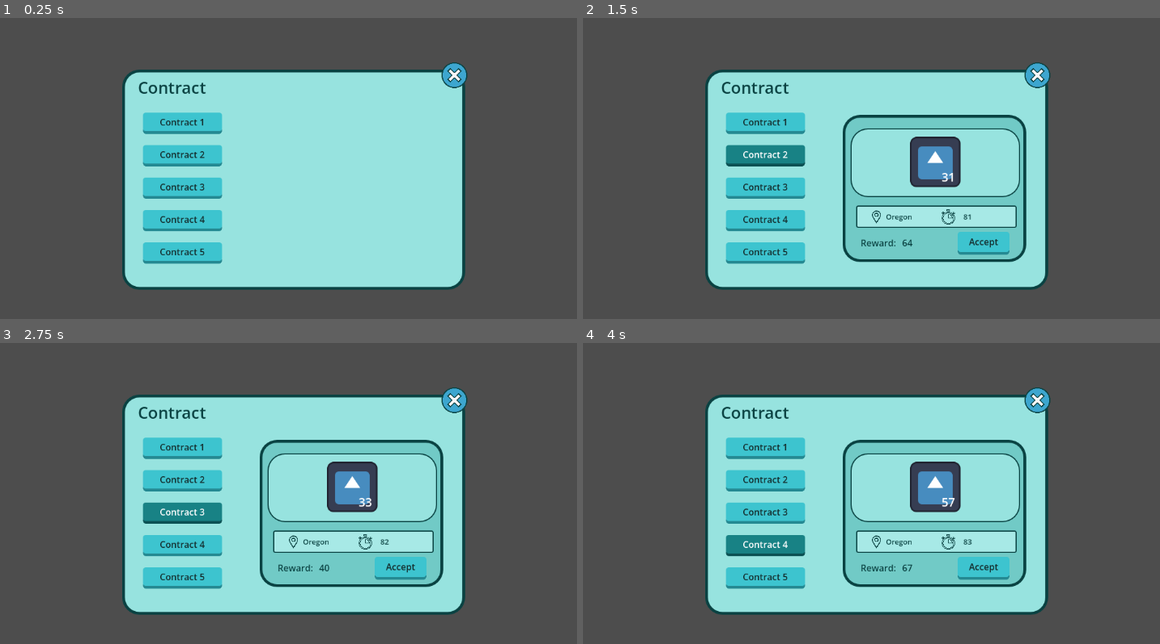
Above: before the commit, frames 1-4 (two rows, left to right).
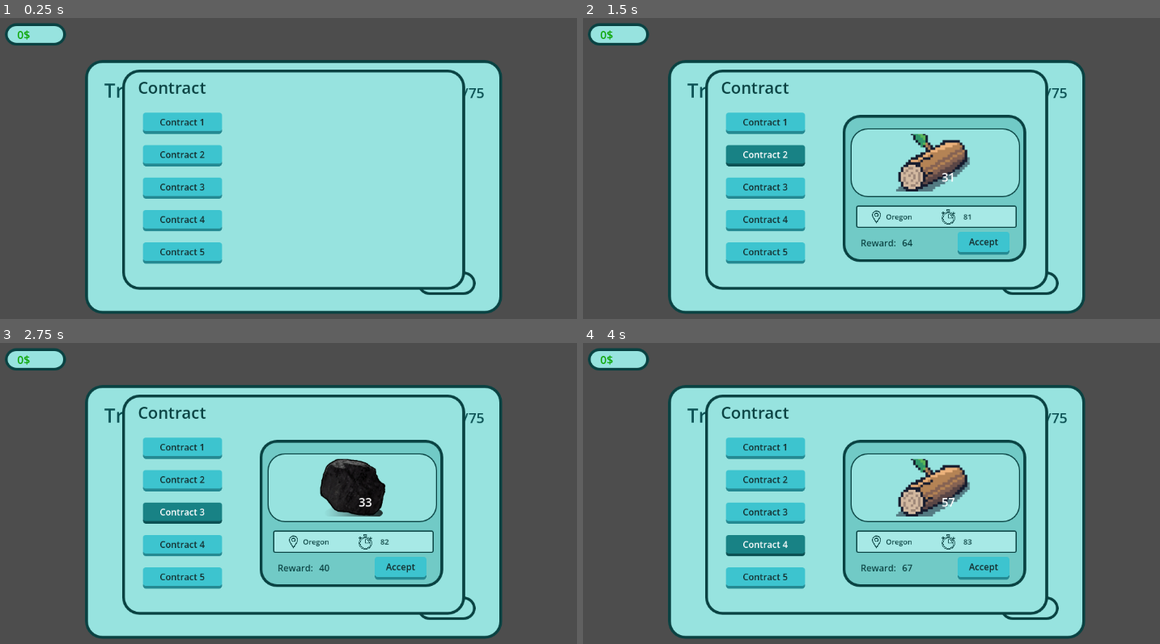
Above: after the commit, the same moments.

Repository: Agakitsune/LeTrainDeTadoji
Game: Godot game, scene res://assets/scenes/control.tscn
Two runs of this game, one before a commit and one after it. Both use one fixed random seed, a clock stepped at 60 frames per second and the inputs below. The engine's default icon, where the game draws it, is replaced by a stand-in: a white triangle on a blue panel in a dark square.
Inputs (mouse positions are in pixels of both pictures, inside the frame that each line leads up to):
- Up to frame 1 (0.25 s): no input
- Up to frame 2 (1.5 s): click "Contract 1" at 0.5 s; click "Contract 2" at 1.25 s
- Up to frame 3 (2.75 s): click "Contract 3" at 2 s
- Up to frame 4 (4 s): click (738, 556) at 2.75 s, where only the run after the commit has a clickable "-"; click "Contract 4" at 3.5 s

The runs differ from the first frame. In frame 1, 19% of the frame differs, in the area x 0-88%, y 1-99%; in frame 2, 20%; in frame 3, 20%; in frame 4, 20%.

Commit message:
[ADD] - bug fixed

Diff:
--- /dev/null
+++ b/assets/scenes/MainMenu.tscn
@@ -0,0 +1,17 @@
+[gd_scene format=3 uid="uid://cvq67kcdumqwi"]
+
+[node name="MainMenu" type="Control" unique_id=1781741494]
+layout_mode = 3
+anchors_preset = 15
+anchor_right = 1.0
+anchor_bottom = 1.0
+grow_horizontal = 2
+grow_vertical = 2
+
+[node name="Button" type="Button" parent="." unique_id=1407990861]
+layout_mode = 0
+offset_left = 132.0
+offset_top = 411.0
+offset_right = 370.0
+offset_bottom = 475.0
+theme_type_variation = &"FlatButton"
--- a/assets/scenes/contract_container.tscn
+++ b/assets/scenes/contract_container.tscn
@@ -76,6 +76,15 @@
 offset_bottom = 103.0
 theme_override_styles/panel = SubResource("StyleBoxFlat_tr0tu")
 
+[node name="Penalty" type="Label" parent="Panel" unique_id=857085842]
+layout_mode = 0
+offset_left = 205.0
+offset_top = 3.0
+offset_right = 268.0
+offset_bottom = 27.0
+theme_override_colors/font_color = Color(0.89827543, 2.5990605e-06, 1.2513996e-06, 1)
+theme_override_font_sizes/font_size = 20
+
 [node name="ContractName" type="Label" parent="Panel" unique_id=1167752864]
 layout_mode = 0
 offset_left = 20.0
--- a/assets/scenes/control.tscn
+++ b/assets/scenes/control.tscn
@@ -3,6 +3,7 @@
 [ext_resource type="Script" uid="uid://dnvwagvdoj0gn" path="res://assets/scripts/contract_manager.gd" id="1_ayc1w"]
 [ext_resource type="StyleBox" uid="uid://crl7vd878rum5" path="res://assets/themes/new_style_box_flat.tres" id="2_3lwha"]
 [ext_resource type="Texture2D" uid="uid://d4i10yw1pjafm" path="res://assets/textures/location.png" id="2_w4djk"]
+[ext_resource type="PackedScene" uid="uid://doatrruajn1cu" path="res://assets/scenes/train_ressources.tscn" id="2_yyx54"]
 [ext_resource type="Texture2D" uid="uid://d1tbfbrto0grv" path="res://assets/textures/chrono.png" id="3_xobuw"]
 [ext_resource type="Texture2D" uid="uid://tlus1td6u7dw" path="res://assets/textures/quit.png" id="4_xobuw"]
 [ext_resource type="PackedScene" uid="uid://bgku8muulqqb1" path="res://assets/scenes/hud_contract.tscn" id="6_ap4hf"]
@@ -173,6 +174,9 @@
 grow_horizontal = 2
 grow_vertical = 2
 script = ExtResource("1_ayc1w")
+
+[node name="TrainRessources" parent="." unique_id=243742770 instance=ExtResource("2_yyx54")]
+layout_mode = 1
 
 [node name="HudContract" parent="." unique_id=51151499 instance=ExtResource("6_ap4hf")]
 layout_mode = 1
@@ -278,7 +282,6 @@
 size_flags_horizontal = 3
 size_flags_vertical = 4
 theme_override_constants/separation = 40
-alignment = 1
 
 [node name="Panel" type="Panel" parent="Panel/Panel" unique_id=741329753]
 layout_mode = 0
@@ -316,6 +319,7 @@
 texture = ExtResource("3_xobuw")
 
 [node name="CloseButton" type="Button" parent="Panel" unique_id=1099760877]
+visible = false
 layout_mode = 0
 offset_left = 565.5
 offset_top = -16.0
@@ -327,5 +331,23 @@
 theme_override_styles/hover = SubResource("StyleBoxFlat_x7rip")
 icon = ExtResource("4_xobuw")
 
+[node name="Panel2" type="Panel" parent="." unique_id=1544082732]
+layout_mode = 0
+offset_left = 62.0
+offset_top = 31.0
+offset_right = 171.0
+offset_bottom = 71.0
+theme_override_styles/panel = ExtResource("2_3lwha")
+
+[node name="MoneyLabel" type="Label" parent="Panel2" unique_id=556183523]
+layout_mode = 0
+offset_left = 22.0
+offset_top = 6.0
+offset_right = 99.0
+offset_bottom = 34.0
+theme_override_colors/font_color = Color(0.036154907, 0.64281803, 0, 1)
+theme_override_font_sizes/font_size = 20
+text = "jkhjk"
+
 [connection signal="pressed" from="Panel/Panel/AcceptButton" to="." method="_on_accept_button_pressed"]
 [connection signal="pressed" from="Panel/CloseButton" to="." method="_on_close_button_pressed"]
--- a/assets/scenes/train_ressources.tscn
+++ b/assets/scenes/train_ressources.tscn
@@ -2,8 +2,11 @@
 
 [ext_resource type="Script" uid="uid://bog1ruiqq28i6" path="res://assets/scripts/train_ressources.gd" id="1_aovjt"]
 [ext_resource type="StyleBox" uid="uid://crl7vd878rum5" path="res://assets/themes/new_style_box_flat.tres" id="1_kjefy"]
-[ext_resource type="Texture2D" uid="uid://c8vcxsxrwhh3w" path="res://icon.svg" id="2_rbmm1"]
 [ext_resource type="PackedScene" uid="uid://dyoqjqao6cwp7" path="res://assets/scenes/incrementor.tscn" id="3_rbmm1"]
+[ext_resource type="Texture2D" uid="uid://b0drvjsfwh3m2" path="res://assets/textures/Coal.png" id="3_vquue"]
+[ext_resource type="Texture2D" uid="uid://dpmcqm67bbrag" path="res://assets/textures/rocks.png" id="4_bv36y"]
+[ext_resource type="Texture2D" uid="uid://cxtfpemw2vyjf" path="res://assets/textures/wheat.png" id="5_rfg5i"]
+[ext_resource type="Texture2D" uid="uid://dwtkbkd7l4f2n" path="res://assets/textures/wood.png" id="6_pokla"]
 
 [node name="TrainRessources" type="Control" unique_id=243742770]
 layout_mode = 3
@@ -64,24 +67,24 @@
 alignment = 1
 
 [node name="Sprite2D" type="Sprite2D" parent="Panel/HBoxContainer" unique_id=1599245499]
-position = Vector2(156.5, 239.75)
-scale = Vector2(0.75, 0.7421877)
-texture = ExtResource("2_rbmm1")
+position = Vector2(157.50002, 238.75)
+scale = Vector2(0.4550001, 0.46109366)
+texture = ExtResource("3_vquue")
 
 [node name="Sprite2D2" type="Sprite2D" parent="Panel/HBoxContainer" unique_id=582840676]
-position = Vector2(292.5, 239.75)
-scale = Vector2(0.75, 0.7421877)
-texture = ExtResource("2_rbmm1")
+position = Vector2(293.50003, 245.74998)
+scale = Vector2(0.61500007, 0.6360938)
+texture = ExtResource("4_bv36y")
 
 [node name="Sprite2D3" type="Sprite2D" parent="Panel/HBoxContainer" unique_id=185510658]
-position = Vector2(459.5, 241.25)
-scale = Vector2(0.75, 0.7421877)
-texture = ExtResource("2_rbmm1")
+position = Vector2(468.5, 232.74998)
+scale = Vector2(0.47499985, 0.47429684)
+texture = ExtResource("5_rfg5i")
 
 [node name="Sprite2D4" type="Sprite2D" parent="Panel/HBoxContainer" unique_id=891179247]
-position = Vector2(600.5, 241.25)
-scale = Vector2(0.75, 0.7421877)
-texture = ExtResource("2_rbmm1")
+position = Vector2(604.50006, 240.75)
+scale = Vector2(0.525, 0.5503391)
+texture = ExtResource("6_pokla")
 
 [node name="Incrementor" parent="." unique_id=1039205971 instance=ExtResource("3_rbmm1")]
 layout_mode = 1
--- a/assets/scripts/contract.gd
+++ b/assets/scripts/contract.gd
@@ -22,6 +22,9 @@
 func get_reward():
 	return _reward
 
+func set_reward(reward):
+	_reward = reward
+
 func get_location():
 	return _location
 
--- a/assets/scripts/contract_container.gd
+++ b/assets/scripts/contract_container.gd
@@ -4,23 +4,50 @@
 @onready var destination_name: Label = $Panel/DestinationName
 @onready var reward: Label = $Panel/Reward
 @onready var h_box_container: HBoxContainer = $Panel2/ScrollContainer/CenterContainer/HBoxContainer
+@onready var penalty_label: Label = $Panel/Penalty
 
+var cur_contract
+var cur_reward
 const RESSOURCES_ICON = preload("res://assets/scenes/ressources_icon.tscn")
 
 var time_left
-
+var penalty = 0
 func _ready() -> void:
 	pass # Replace with function body.
 
 func _process(delta: float) -> void:
 	#var negative = false
 	time_left -= delta
+	if time_left < penalty:
+		cur_reward -= 10
+		cur_contract.set_reward(cur_reward)
+		reward.text = str(cur_contract.get_reward()) + "$"
+		fade_label(penalty_label, "-10$")
+		penalty -= 5
 	if time_left < 0:
-		time_left_label.text = "-" + str(int(abs(time_left) / 60)) + ":" + ("%02d" % int(abs(time_left)) % 60)
+		time_left_label.text = "-" + str(int(abs(time_left) / 60)) + ":" + ("%02d" % ( int(abs(time_left)) % 60))
 	else:
-		time_left_label.text = str(int(time_left / 60)) + ":" + str("%02d" % int(time_left) % 60)
+		time_left_label.text = str(int(time_left / 60)) + ":" + ("%02d" % (int(time_left) % 60))
+
+func fade_label(label: Label, text) -> void:
+	var copy: Label = label.duplicate()
+	copy.text = text
+	copy.visible = true
+	copy.global_position = label.global_position
+	copy.modulate.a = 1.0
+	get_tree().current_scene.add_child(copy)
+
+	var tween := create_tween()
+
+	tween.tween_property(copy, "position:y", copy.position.y - 20, 0.6)\
+		.set_trans(Tween.TRANS_SINE)\
+		.set_ease(Tween.EASE_OUT)
+	tween.parallel().tween_property(copy, "modulate:a", 0.0, 0.6)
+	tween.tween_callback(copy.queue_free)
 
 func setup(contract):
+	cur_contract = contract
+	cur_reward = contract.get_reward()
 	time_left = contract.get_time()
 	time_left_label.text = str(contract.get_time())
 	destination_name.text =  contract.get_location()
@@ -32,5 +59,5 @@
 		h_box_container.add_child(container)
 		h_box_container.add_theme_constant_override("separation", 60)
 		container.add_child(icon)
-		icon.setup("res://icon.svg", contract.ressources[ressource])
+		icon.setup(Global.resources_texture[ressource], contract.ressources[ressource])
 		icon.scale = Vector2(0.4, 0.4)
--- a/assets/scripts/contract_manager.gd
+++ b/assets/scripts/contract_manager.gd
@@ -8,15 +8,17 @@
 @onready var time_label: Label = $Panel/Panel/Panel/TimeLabel
 @onready var ressources_list: HBoxContainer = $Panel/Panel/Panel2/ScrollContainer/CenterContainer/RessourcesList
 @onready var hud_contract: Control = $HudContract
+@onready var money_label: Label = $Panel2/MoneyLabel
 
 const RESSOURCES_ICON = preload("res://assets/scenes/ressources_icon.tscn")
 const Contract = preload("res://assets/scripts/contract.gd")
 
-var resources_list = ["Charcoal", "Wood", "Wheat", "Food"]
+var resources_list = ["Charcoal", "Wood", "Wheat", "Rocks"]
 var button_list = []
 var selected_contract_id = -1
 var contract_id = 1
 var new_contract_list = {}
+var current_contract
 
 # Called when the node enters the scene tree for the first time.
 func _ready() -> void:
@@ -25,6 +27,7 @@
 
 # Called every frame. 'delta' is the elapsed time since the previous frame.
 func _process(delta: float) -> void:
+	money_label.text = str(Global.money) + "$"
 	if Input.is_action_just_pressed("reset"):
 		reset_contracts()
 
@@ -82,7 +85,7 @@
 		var new_ressources = RESSOURCES_ICON.instantiate()
 		container.add_child(new_ressources)
 		new_ressources.scale = Vector2(0.7, 0.7)
-		new_ressources.setup("res://icon.svg", new_contract_list[id].ressources[ressource_key])
+		new_ressources.setup(Global.resources_texture[ressource_key], new_contract_list[id].ressources[ressource_key])
 	select_contract_panel.visible = true
 	reward_label.text = str(new_contract_list[id].get_reward())
 	location_label.text = new_contract_list[id].get_location()
@@ -98,11 +101,12 @@
 func _on_accept_button_pressed() -> void:
 	for button in button_list:
 		if button.text == "Contract " + str(selected_contract_id):
-			var added_contract = new_contract_list[selected_contract_id]
-			hud_contract.add_container(added_contract)
+			current_contract = new_contract_list[selected_contract_id]
+			hud_contract.add_container(current_contract)
 			button_list.erase(button)
 			button.queue_free()
 			select_contract_panel.visible = false
+			panel.visible = false
 
 func _on_close_button_pressed() -> void:
 	panel.visible = false
--- a/assets/scripts/global.gd
+++ b/assets/scripts/global.gd
@@ -1,7 +1,9 @@
 extends Node
 
+var money = 0
 var max_ressource = 75
 var current_ressources = [0,0,0,0]
+var resources_texture = {"Charcoal" : "res://assets/textures/Coal.png", "Rocks": "res://assets/textures/rocks.png", "Wheat": "res://assets/textures/wheat.png", "Wood": "res://assets/textures/wood.png" }
 
 # Called when the node enters the scene tree for the first time.
 func _ready() -> void:
Binary file added: assets/textures/Coal.png
Binary file added: assets/textures/rocks.png
Binary file added: assets/textures/wheat.png
Binary file added: assets/textures/wood.png
